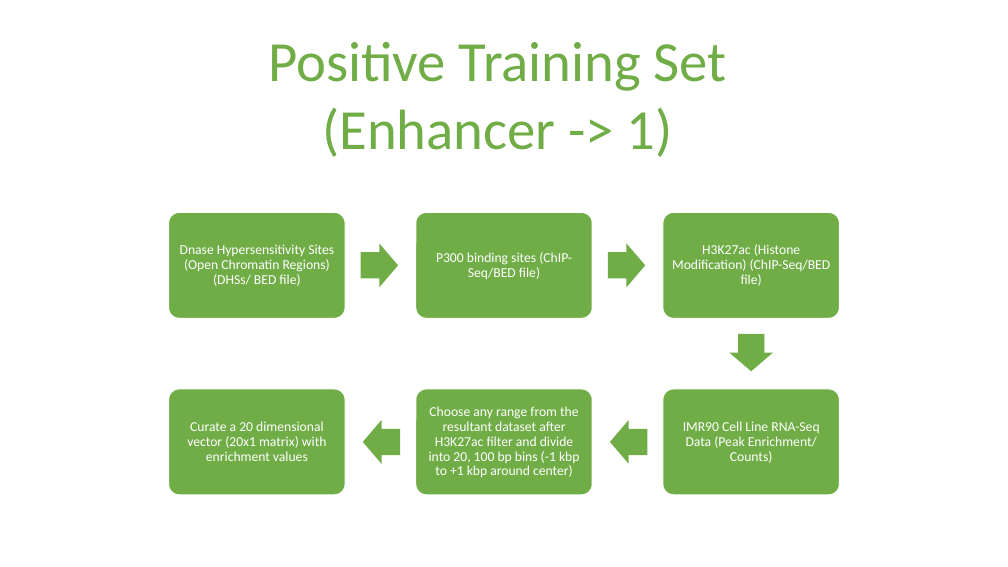
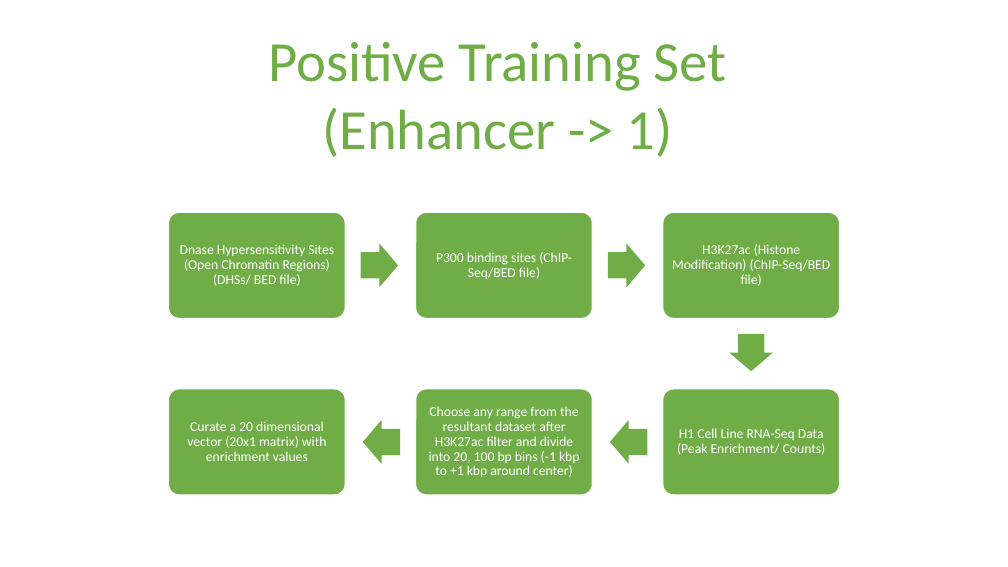
Before and after one commit to shauryajauhari/MachineLearning, a slide deck: slide 2 of Machine_Learning_Deep_Learning/data/Dataset_Preparation_EP_DL.pptx. Drawn at 1008x567 pixels with LibreOffice and Linux fonts; fonts in the diff are those of the drawing. Boxes give left, top, right and bottom in pixels: in the first picture for what was removed or moved away, otherwise in the second. Text is boxed around its words. In the diff, an @@ line names an element or a change of style, - is before the commit and + after.

```diff
--- a/Machine_Learning_Deep_Learning/data/Dataset_Preparation_EP_DL.pptx
+++ b/Machine_Learning_Deep_Learning/data/Dataset_Preparation_EP_DL.pptx
@@ text at [677,428,826,455]: text changed @@
-IMR90 Cell Line RNA-Seq Data (Peak Enrichment/ Counts)
+H1 Cell Line RNA-Seq Data (Peak Enrichment/ Counts)
```
Also in this commit, not shown: 1 other slide changed, 2 slides added, 1 other file.
